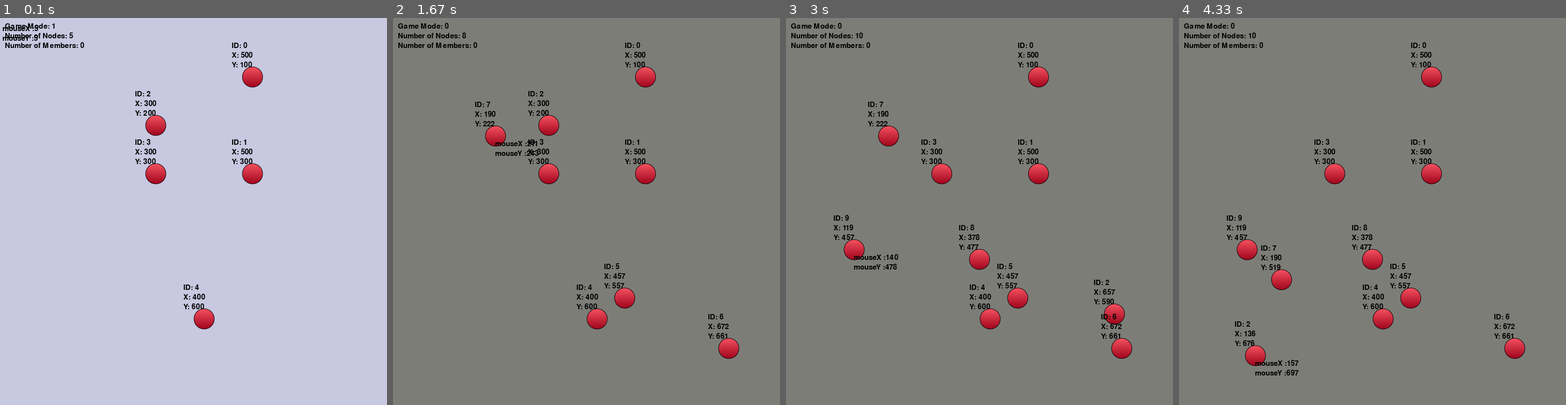
Above: before the commit, frames 1-4 (left to right).
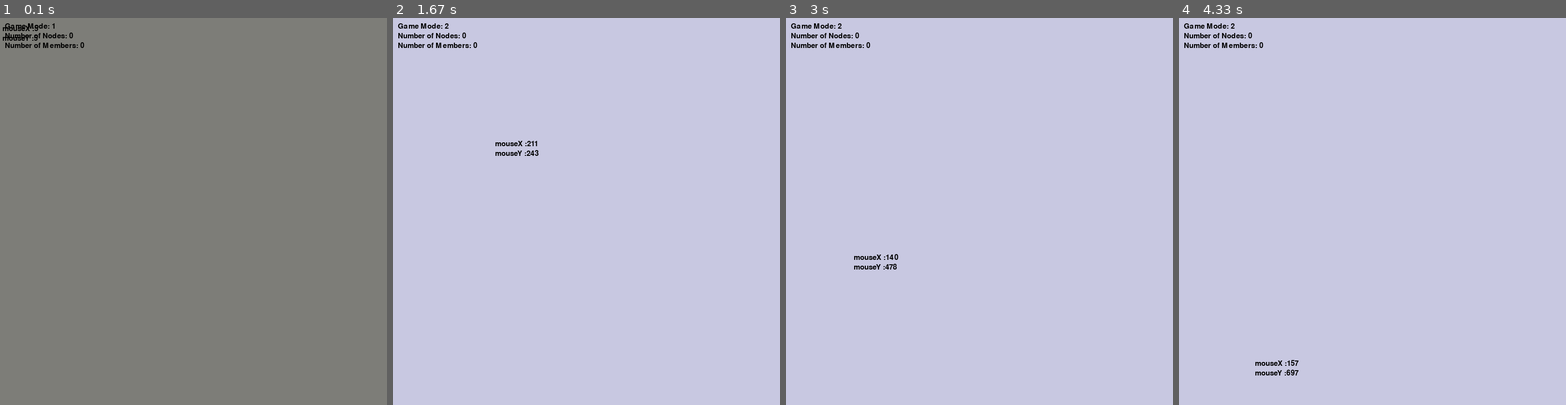
Above: after the commit, the same moments.

Repository: vinnnyr/Vinny-Truss-Solver
Game: pygame game, started from main.py
Same seed, same stepped clock (60 frames per second), same inputs: the game is played once before the commit and once after it. The source is Python 2; it was converted automatically to run under Python 3.
Inputs (mouse positions are in pixels of both pictures, inside the frame that each line leads up to):
- Up to frame 1 (0.1 s): no input
- Up to frame 2 (1.67 s): tap 2 at 0.33 s; click (625, 296) at 0.72 s; click (729, 346) at 1.05 s; click (493, 134) at 1.38 s
- Up to frame 3 (3 s): click (979, 257) at 1.72 s; click (925, 130) at 2.05 s; click (1114, 312) at 2.38 s; click (855, 250) at 2.72 s
- Up to frame 4 (4.33 s): click (1260, 137) at 3.05 s; click (1279, 281) at 3.38 s; click (1511, 300) at 3.72 s; click (1256, 354) at 4.05 s

The runs differ from the first frame. In frame 1, 100% of the frame differs, in the area x 0-100%, y 0-100%; in frame 2, 100%; in frame 3, 100%; in frame 4, 100%.

Commit message:
attempted merge with master?

Diff:
--- a/main.py
+++ b/main.py
@@ -185,18 +185,21 @@
 nodeList = []
 memberList = []
 nodeDict = {}
-programMode = 1  # mode 0:Node Building
-# mode 1: Member Connecting
+programMode = 1  # mode 1:Node Building
+# mode 2: Member Connecting
 
 done = False
 checkForDelete = False
 makingMember = False
 
-nodeList.append(Node((500, 100), 0))
-nodeList.append(Node((500, 300), 1))
-nodeList.append(Node((300, 200), 2))
-nodeList.append(Node((300, 300), 3))
-nodeList.append(Node((400, 600), 4))
+def createTestingNodes():
+    nodeList.append(Node((500, 100), 0))
+    nodeList.append(Node((500, 300), 1))
+    nodeList.append(Node((300, 200), 2))
+    nodeList.append(Node((300, 300), 3))
+    nodeList.append(Node((400, 600), 4))
+
+#createTestingNodes()
 
 while not done:
     (mouseX, mouseY) = pygame.mouse.get_pos()  # Global Variables mouseX and mouseY
@@ -204,13 +207,13 @@
         if event.type == pygame.QUIT:
             done = True
         if event.type == pygame.MOUSEBUTTONDOWN:
-            if programMode == 0:
+            if programMode == 1:
                 indexToDel = nodeBuilder()  # This function builds nodes, returns the moving node as indexToDel
                 if not indexToDel:
                     checkForDelete = False
                 else:
                     checkForDelete = True
-            elif programMode == 1:
+            elif programMode == 2:
                 if makingMember:
                     memberEnder()
                     makingMember=False
@@ -218,16 +221,16 @@
                     makingMember = memberBuilder2()
                     # debugger()
         if event.type == pygame.KEYDOWN:
-            if programMode == 0 and event.key == pygame.K_d and checkForDelete:  # Known Bug: Can't delete the first node
+            if programMode == 1 and event.key == pygame.K_d and checkForDelete:  # Known Bug: Can't delete the first node
                 # print("Deleting Index" + str(indexToDel))
                 nodeList.pop(indexToDel)
                 checkForDelete = False
             elif event.key == pygame.K_1:
                 programMode = 1  # program mode 1: Truss Building
             elif event.key == pygame.K_2:
-                programMode = 0
-
-    if programMode == 0:
+                programMode = 2
+
+    if programMode == 1:
         color = (125, 125, 120)
     else:
         color = (200, 200, 225)
